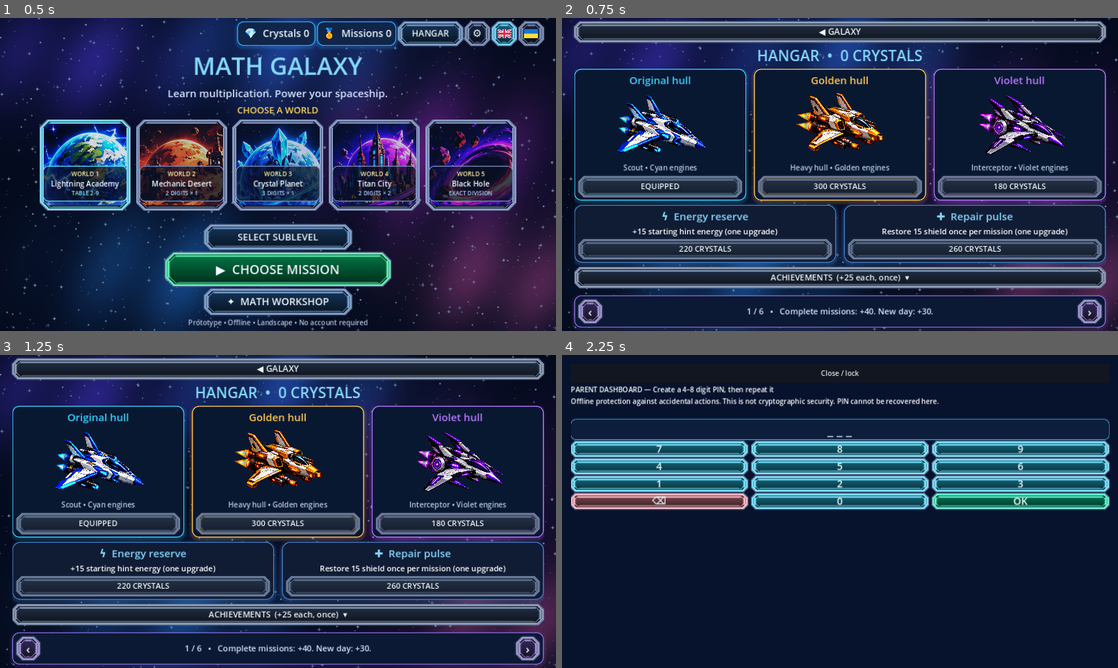
Above: before the commit, frames 1-4 (two rows, left to right).
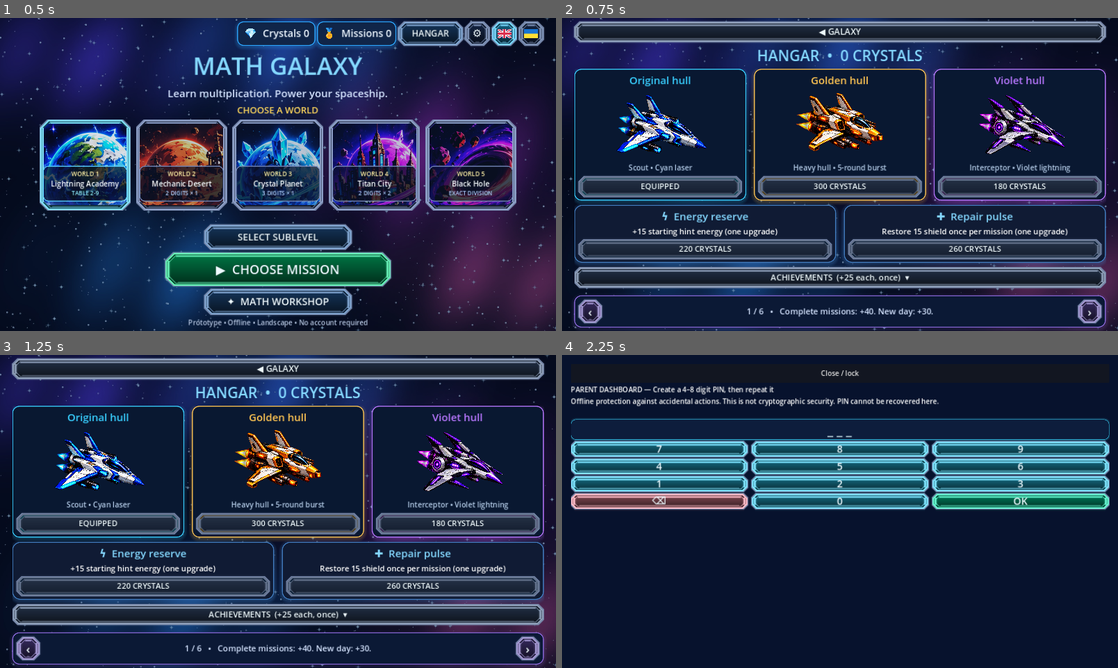
Above: after the commit, the same moments.

Repository: trun0ff/math-galaxy
Game: Godot game, scene res://scenes/Main.tscn
The game is run twice, just before and just after one commit, with the same random seed, the same clock (stepped at 60 frames per second) and the same inputs.
Inputs:
- Up to frame 1 (0.5 s): no input
- Up to frame 2 (0.75 s): click "HANGAR" at 0.5 s
- Up to frame 3 (1.25 s): no input
- Up to frame 4 (2.25 s): click "◀ GALAXY" at 1.25 s; click "⚙" at 2 s

Frame 1 is identical in both runs. In frame 2, 0.6% of the frame differs, in the area x 11-92%, y 46-50%; in frame 3, 0.6%; in frame 4, nothing differs.

Commit message:
Visual updates

Diff:
--- a/assets/shaders/monster_motion.gdshader
+++ b/assets/shaders/monster_motion.gdshader
@@ -1,4 +1,8 @@
 shader_type canvas_item;
+uniform float damage_fraction = 0.0;
+uniform float impact_flash = 0.0;
+uniform float clock = 0.0;
+uniform vec3 impact_color : source_color = vec3(0.5, 0.85, 1.0);
 uniform float blink = 0.0;
 uniform float jaw = 0.0;
 uniform int species = 0;
@@ -9,6 +13,11 @@
 	float lid = smoothstep(1.0 - blink, 1.06 - blink, abs(eye.y));
 	color.rgb = mix(color.rgb, skin_color * (0.7 + 0.3 * (1.0 - abs(eye.y))), boundary * lid * step(0.01, blink));
 	return color;
+}
+float crack_distance(vec2 point, vec2 start, vec2 finish) {
+	vec2 line = finish - start;
+	float distance_along = clamp(dot(point - start, line) / dot(line, line), 0.0, 1.0);
+	return length(point - start - line * distance_along);
 }
 void fragment() {
 	vec2 uv = UV;
@@ -25,5 +34,17 @@
 		color = eyelid(color, uv, vec2(0.56, 0.55), vec2(0.055, 0.07));
 		color = eyelid(color, uv, vec2(0.61, 0.68), vec2(0.055, 0.07));
 	}
+	// Scorch marks and branching fissures accumulate with lost HP.
+	for (int scar = 0; scar < 3; scar++) {
+		vec2 center = vec2(0.56 + float(scar) * 0.06, 0.52 - float(scar) * 0.13);
+		float active = step(float(scar) * 0.3 + 0.05, damage_fraction);
+		float scorch = exp(-length((uv - center) / vec2(0.048, 0.07)) * 1.6) * active;
+		color.rgb = mix(color.rgb, vec3(0.025, 0.018, 0.045), scorch * 0.8);
+		float fissure = min(crack_distance(uv, center + vec2(-0.03,-0.06), center), crack_distance(uv,center,center + vec2(-0.02,0.05)));
+		fissure = min(fissure, crack_distance(uv,center,center+vec2(0.04,0.018)));
+		float glow = (1.0-smoothstep(0.003,0.011,fissure)) * active;
+		color.rgb = mix(color.rgb,vec3(1.0,0.45,0.14),glow*(0.55+0.18*sin(clock*12.0+float(scar))));
+	}
+	color.rgb = mix(color.rgb, impact_color * 0.65 + vec3(0.45), impact_flash * 0.35);
 	COLOR = color * COLOR;
 }
--- a/scripts/Hangar.gd
+++ b/scripts/Hangar.gd
@@ -45,7 +45,7 @@
 		preview.expand_mode = TextureRect.EXPAND_IGNORE_SIZE
 		preview.stretch_mode = TextureRect.STRETCH_KEEP_ASPECT_CENTERED
 		card.add_child(preview)
-		var detail: String = "Scout • Cyan engines" if id == "default" else "Heavy hull • Golden engines" if id == "gold" else "Interceptor • Violet engines"
+		var detail: String = "Scout • Cyan laser" if id == "default" else "Heavy hull • 5-round burst" if id == "gold" else "Interceptor • Violet lightning"
 		card.add_child(host.make_label(L10N.text(detail), 17, Color("b3cbe7")))
 		var equipped: bool = host.progress.rewards.equipped == id
 		var owned: bool = id == "default" or host.progress.rewards.owned.has(id)
--- a/scripts/Main.gd
+++ b/scripts/Main.gd
@@ -1006,7 +1006,7 @@
 		art.call("hit_ship")
 		queue_review()
 		if shield == 0:
-			feedback.text = L10N.text("SHIELD DESTROYED! MISSION FAILED")
+			feedback.text = L10N.text("SHIELD DEPLETED! RETREATING")
 	PROGRESSION.record(progress, world, level, question, correct, reason, input_mode, hint_used, phase == 3 and not level_practice)
 	skills[skill_key] = stats
 	if int(question["world"]) > 1:
@@ -1035,7 +1035,7 @@
 	var spacer := Control.new()
 	spacer.size_flags_vertical = Control.SIZE_EXPAND_FILL
 	root.add_child(spacer)
-	root.add_child(make_label(L10N.text("SHIP DESTROYED"), 58, Color("fb7185")))
+	root.add_child(make_label(L10N.text("EMERGENCY RETREAT"), 58, Color("fb7185")))
 	root.add_child(make_label(L10N.text("World %d: %s") % [world, L10N.text(WORLD_NAMES[world - 1])], 26))
 	root.add_child(make_label(L10N.text("Correct: %d        Missed: %d") % [hits, misses], 31))
 	root.add_child(make_label(L10N.text("Shield: 0%  •  No mission crystals awarded"), 24, Color("fda4af")))
--- a/scripts/SpaceScene.gd
+++ b/scripts/SpaceScene.gd
@@ -11,6 +11,25 @@
 var attack_origin := Vector2.ZERO
 var attack_target := Vector2.ZERO
 const ENEMY_COLORS = [Color("da4fff"), Color("ff952b"), Color("32e3ff")]
+
+const SHIP_COLORS = [Color("32cfff"), Color("ffba32"), Color("b657ff")]
+const WEAPONS = ["laser", "machine_gun", "lightning"]
+var weapon_mode := "laser"
+var shot_age := 0.0
+var shot_duration := 0.5
+var shot_arrival := 0.15
+var shot_origin := Vector2.ZERO
+var shot_target := Vector2.ZERO
+var shot_color := Color("32cfff")
+var shot_species := 0
+var pending_enemy_hit := false
+var pending_enemy_kill := false
+var shot_hp := 3
+var display_hp := 3.0
+var hp_trail := 3.0
+var retreating := false
+var retreat_age := 0.0
+var effects: Control
 
 var time_passed: float = 0.0
 var hit_timer: float = 0.0
@@ -43,24 +62,42 @@
 	mouse_filter = Control.MOUSE_FILTER_IGNORE
 	ship_actor = make_actor(preload("res://assets/shaders/ship_engine.gdshader"))
 	monster_actor = make_actor(preload("res://assets/shaders/monster_motion.gdshader"))
+	effects = Control.new()
+	effects.mouse_filter = Control.MOUSE_FILTER_IGNORE
+	add_child(effects)
+	effects.draw.connect(func(): draw_foreground(effects))
 	rng.randomize()
 	for i in range(115):
 		stars.append(Vector2(rng.randf(), rng.randf()))
 
 func _process(delta: float) -> void:
 	time_passed += delta
+	if retreating: retreat_age += delta
+	if laser_timer > 0.0:
+		var previous_age := shot_age
+		shot_age += delta
+		if weapon_mode == "machine_gun":
+			for bullet in range(5):
+				var arrival := bullet * 0.055 + 0.32
+				if previous_age < arrival and shot_age >= arrival:
+					burst(shot_target + Vector2(0, (bullet - 2) * 4), 5, [shot_color, Color.WHITE], 100)
+		if pending_enemy_hit and shot_age >= shot_arrival:
+			apply_enemy_impact()
+	hp_trail = move_toward(hp_trail, display_hp, delta * 1.1)
 	enemy_laser_timer = maxf(0.0, enemy_laser_timer - delta)
 	if enemy_attack_timer > 0.0:
 		enemy_attack_timer = maxf(0.0, enemy_attack_timer - delta)
 		if enemy_attack_timer == 0.0:
 			apply_ship_impact()
-	update_actors()
 	hit_timer = maxf(0.0, hit_timer - delta)
 	damage_timer = maxf(0.0, damage_timer - delta)
 	laser_timer = maxf(0.0, laser_timer - delta)
 	death_timer = maxf(0.0, death_timer - delta)
 	enemy_impact = maxf(0.0, enemy_impact - delta)
 	enemy_defeated = maxf(0.0, enemy_defeated - delta)
+	if enemy_defeated == 0 and not pending_enemy_hit and display_hp <= 0:
+		display_hp = enemy_hp
+		hp_trail = enemy_hp
 	for i in range(damage_labels.size() - 1, -1, -1):
 		damage_labels[i]["age"] += delta
 		if damage_labels[i]["age"] > 1.1:
@@ -81,10 +118,13 @@
 			shockwaves.remove_at(i)
 		else:
 			shockwaves[i] = s
+	update_actors()
 	queue_redraw()
+	if effects != null: effects.queue_redraw()
 
 func ship_position() -> Vector2:
-	return Vector2(size.x * 0.22, size.y * 0.51 + sin(time_passed * 2.6) * 5.0)
+	var retreat_distance := (size.x * 0.22 + 220) * pow(clampf(retreat_age / 1.05, 0, 1), 2.0) if retreating else 0.0
+	return Vector2(size.x * 0.22 - retreat_distance, size.y * 0.51 + sin(time_passed * 2.6) * 5.0)
 
 func enemy_position() -> Vector2:
 	return Vector2(size.x * 0.78, size.y * 0.51 + sin(time_passed * 2.1) * 8.0)
@@ -102,33 +142,53 @@
 	enemy_max_hp = 6 if active else 3
 	enemy_hp = enemy_max_hp
 	enemy_defeated = 0.0
+	display_hp = enemy_max_hp
+	hp_trail = enemy_max_hp
 
 func hit_enemy() -> void:
-	if death_timer > 0.0:
-		return
-	laser_timer = 0.36
-	hit_timer = 0.6
-	damage_labels.append({"pos": enemy_position() + Vector2(-28, -52), "age": 0.0, "text": "-1", "color": Color("ffe18b")})
+	if retreating: return
+	weapon_mode = WEAPONS[clampi(ship_variant, 0, 2)]
+	shot_color = SHIP_COLORS[clampi(ship_variant, 0, 2)]
+	shot_origin = ship_position() + Vector2(88, 5)
+	shot_target = enemy_position() + Vector2(-40, 0)
+	shot_species = monster_species()
+	shot_age = 0.0
+	shot_duration = 0.7 if weapon_mode == "machine_gun" else 0.5
+	shot_arrival = 0.54 if weapon_mode == "machine_gun" else 0.15
+	laser_timer = shot_duration
+	pending_enemy_hit = true
 	enemy_hp -= 1
-	enemy_impact = 0.42
-	burst(enemy_position(), 22, [Color("fff2a0"), Color("ffb347"), Color("ff5fa2"), Color("b9ebff")])
-	if enemy_hp <= 0:
-		burst(enemy_position(), 75, [Color("fff2a0"), Color("ffb347"), Color("ff5fa2"), Color("b9ebff")], 235.0)
-		enemy_defeated = 0.31
+	shot_hp = enemy_hp
+	pending_enemy_kill = enemy_hp <= 0
+	if pending_enemy_kill:
 		enemy_index += 1
 		enemy_max_hp = 6 if boss_mode else 3
 		enemy_hp = enemy_max_hp
 
+func apply_enemy_impact() -> void:
+	pending_enemy_hit = false
+	display_hp = maxf(0, shot_hp)
+	hit_timer = 0.65
+	enemy_impact = 0.55
+	damage_labels.append({"pos": enemy_position() + Vector2(-14, -70), "age": 0.0, "text": "-1", "color": shot_color.lightened(0.6), "enemy": true})
+	burst(shot_target, 35, [shot_color, Color("fff1be"), Color.WHITE], 200)
+	if pending_enemy_kill:
+		burst(enemy_position(), 75, [shot_color, Color("ffbf68"), Color.WHITE], 235)
+		enemy_defeated = 0.28
+
 func monster_species() -> int:
 	return (enemy_index + current_world - 1) % ENEMY_TEXTURES.size()
 
+func visual_species() -> int:
+	return shot_species if pending_enemy_hit or enemy_defeated > 0 else monster_species()
+
 func hit_ship() -> void:
-	if death_timer > 0.0 or enemy_attack_timer > 0.0: return
+	if retreating or death_timer > 0.0 or enemy_attack_timer > 0.0: return
 	# Charge, fire, travel, then impact. The HUD listens for the arrival signal.
 	enemy_attack_timer = 0.36
 	enemy_shot_color = ENEMY_COLORS[monster_species()]
 	attack_origin = enemy_position() + Vector2(-48, 5)
-	attack_target = ship_position() + Vector2(45, 0)
+	attack_target = ship_position() + Vector2(87, 0)
 
 func apply_ship_impact() -> void:
 	enemy_laser_timer = 0.12
@@ -138,18 +198,20 @@
 	ship_impact.emit()
 	if pending_destruction:
 		pending_destruction = false
-		explode_ship()
+		start_retreat()
 
 func destroy_ship() -> void:
 	if enemy_attack_timer > 0.0:
 		pending_destruction = true
 	else:
-		explode_ship()
-
-func explode_ship() -> void:
+		start_retreat()
+
+func start_retreat() -> void:
+	retreating = true
+	retreat_age = 0.0
 	death_timer = 1.65
-	damage_timer = 1.65
-	burst(ship_position(), 110, [Color("ffdf70"), Color("ff8146"), Color("ff315e"), Color("92e7ff")], 285.0)
+	# Shield fragments, not a hull explosion: the pilot escapes intact.
+	burst(attack_target, 28, [Color("54dcff"), Color("c7faff"), Color("5298ff")], 170)
 
 func make_actor(shader: Shader) -> TextureRect:
 	var actor := TextureRect.new()
@@ -169,10 +231,11 @@
 	ship_actor.position = ship_position() - ship_actor.size * 0.5
 	if damage_timer > 0.0:
 		ship_actor.position += Vector2(sin(time_passed * 85) * 3, cos(time_passed * 67) * 2)
-	ship_actor.visible = death_timer <= 0.0
+	ship_actor.visible = not retreating or retreat_age < 1.1
+	ship_actor.flip_h = retreating
 	ship_actor.material.set_shader_parameter("clock", time_passed)
 	ship_actor.material.set_shader_parameter("engine_color", engine_color)
-	var species := monster_species()
+	var species := visual_species()
 	monster_actor.texture = ENEMY_TEXTURES[species]
 	var scale_factor := (1.35 if boss_mode else 1.0) * (1.0 + sin(time_passed * 3) * 0.025)
 	monster_actor.size = Vector2(155 * float(monster_actor.texture.get_width()) / float(monster_actor.texture.get_height()), 155) * scale_factor
@@ -182,6 +245,10 @@
 	var blink := maxf(0.0, 1.0 - absf(blink_phase - 3.7) / 0.13)
 	var attack_jaw := sin((1.0 - enemy_attack_timer / 0.36) * PI) if enemy_attack_timer > 0 else 0.0
 	var jaw := maxf(attack_jaw, enemy_impact * 2.2) + 0.08 * (0.5 + 0.5 * sin(time_passed * 2.5))
+	monster_actor.material.set_shader_parameter("damage_fraction", 1.0 - display_hp / float(enemy_max_hp))
+	monster_actor.material.set_shader_parameter("impact_flash", enemy_impact / 0.55)
+	monster_actor.material.set_shader_parameter("clock", time_passed)
+	monster_actor.material.set_shader_parameter("impact_color", shot_color)
 	monster_actor.material.set_shader_parameter("species", species)
 	monster_actor.material.set_shader_parameter("blink", blink)
 	monster_actor.material.set_shader_parameter("jaw", jaw)
@@ -205,78 +272,130 @@
 			var twinkle: float = 2.0 + 1.7 * (0.5 + 0.5 * sin(time_passed * 2.0 + i))
 			draw_line(Vector2(x - twinkle, y), Vector2(x + twinkle, y), Color(0.5, 0.85, 1.0, brightness * 0.45), 1.0)
 			draw_line(Vector2(x, y - twinkle), Vector2(x, y + twinkle), Color(0.5, 0.85, 1.0, brightness * 0.45), 1.0)
-	var ship: Vector2 = ship_position()
-	var enemy: Vector2 = enemy_position()
-	if damage_timer > 0.0 and death_timer == 0.0:
-		ship += Vector2(rng.randf_range(-4.0, 4.0), rng.randf_range(-3.0, 3.0))
-	if death_timer <= 0.0:
-		# The painted engine plume belongs to the hull; pulse its light without a second flame.
-		var engine_color: Color = [Color("32cfff"), Color("ffba32"), Color("b657ff")][clampi(ship_variant, 0, 2)]
-		var pulse := 0.10 + 0.04 * sin(time_passed * 18.0)
-		draw_circle(ship + Vector2(-70, 0), 27, Color(engine_color, pulse))
-	if enemy_defeated <= 0.0:
-		var enemy_scale: float = (1.35 if boss_mode else 1.0) * (1.0 + sin(time_passed * 3.0) * 0.025)
-		# Damage persists on the same enemy until its HP reaches zero.
-		var damage_fraction: float = 1.0 - float(enemy_hp) / float(enemy_max_hp)
-		if damage_fraction > 0.0:
-			for n in range(1 + int(damage_fraction * 4.0)):
-				var origin := enemy + Vector2(-24.0 + n * 11.0, -23.0 + n % 2 * 13.0)
-				draw_polyline(PackedVector2Array([origin, origin + Vector2(7, 11), origin + Vector2(1, 20)]), Color(0.11, 0.05, 0.22, 0.85), 2.4)
-			if damage_fraction > 0.5:
-				for n in range(3):
-					var spark := enemy + Vector2(22.0 + n * 5.0, -24.0 + sin(time_passed * 9.0 + n) * 8.0)
-					draw_circle(spark, 2.0 + sin(time_passed * 12.0 + n), Color("ffba69"))
-		if enemy_impact > 0.0:
-			var impact := enemy + Vector2(-42, 0)
-			var flash := enemy_impact / 0.42
-			for radius in [40.0, 23.0, 10.0]:
-				draw_circle(impact, radius * flash, Color(1.0, 0.65 + flash * 0.3, 0.3, flash * 0.25))
-			for ray in range(8):
-				var direction := Vector2.RIGHT.rotated(float(ray) * TAU / 8.0 + 0.2)
-				draw_line(impact + direction * 8, impact + direction * (18 + flash * 45), Color(1, 0.88, 0.56, flash), 2.0, true)
-		# Persistent HP bar for normal enemies and tougher bosses.
-		var bar_width: float = 126.0 if boss_mode else 90.0
-		var bar_rect := Rect2(enemy + Vector2(-bar_width * 0.5, 77.5 * enemy_scale + 5.0), Vector2(bar_width, 8))
-		draw_rect(bar_rect, Color("1a2244"), true)
-		draw_rect(Rect2(bar_rect.position, Vector2(bar_width * float(enemy_hp) / float(enemy_max_hp), 8)), Color("ff526d") if enemy_hp <= 1 else Color("67e9da"), true)
-		draw_rect(bar_rect, Color("b7dcff"), false, 1.0)
-	if laser_timer > 0.0:
-		var opacity: float = minf(1.0, laser_timer * 4.0)
-		draw_line(ship + Vector2(58, 0), enemy, Color(0.1, 0.7, 1.0, 0.25 * opacity), 23.0)
-		draw_line(ship + Vector2(58, 0), enemy, Color(0.65, 0.95, 1.0, opacity), 8.0)
-		draw_line(ship + Vector2(58, 0), enemy, Color(1.0, 1.0, 1.0, opacity), 3.0)
-	if enemy_attack_timer > 0.0 or enemy_laser_timer > 0.0:
+
+func draw_foreground(canvas: Control) -> void:
+	var ship := ship_position()
+	var enemy := enemy_position()
+	if enemy_defeated <= 0:
+		var scale_factor := 1.35 if boss_mode else 1.0
+		draw_enemy_hp(canvas, Vector2(enemy.x, minf(size.y - 19, enemy.y + 77.5 * scale_factor + 7)))
+		if enemy_impact > 0:
+			var flash := enemy_impact / 0.55
+			for radius in [32.0, 17.0, 7.0]:
+				canvas.draw_circle(shot_target, radius * flash, Color(shot_color.lightened(0.5), flash * 0.2))
+			for ray in range(10):
+				var direction := Vector2.RIGHT.rotated(ray * TAU / 10 + 0.2)
+				canvas.draw_line(shot_target + direction * 8, shot_target + direction * (15 + flash * 42), Color(shot_color.lightened(0.65), flash), 2, true)
+	if laser_timer > 0:
+		draw_player_weapon(canvas)
+	if enemy_attack_timer > 0 or enemy_laser_timer > 0:
 		var color := enemy_shot_color
 		var charge := clampf((0.36 - enemy_attack_timer) / 0.14, 0, 1)
-		draw_circle(attack_origin, 9 + charge * 10, Color(color, 0.18))
-		draw_circle(attack_origin, 3 + charge * 5, color.lightened(0.5))
+		canvas.draw_circle(attack_origin, 9 + charge * 10, Color(color, 0.18))
+		canvas.draw_circle(attack_origin, 3 + charge * 5, color.lightened(0.5))
 		if enemy_attack_timer <= 0.22:
 			var travel := clampf((0.22 - enemy_attack_timer) / 0.22, 0, 1)
 			var head := attack_origin.lerp(attack_target, travel)
 			var fade := 1.0 if enemy_attack_timer > 0 else enemy_laser_timer / 0.12
-			draw_line(attack_origin, head, Color(color, fade * 0.13), 22, true)
-			draw_line(attack_origin, head, Color(color, fade), 5, true)
-			draw_line(attack_origin, head, Color(1, 1, 1, fade), 1.5, true)
-	if damage_timer > 0.0:
-		var amount: float = minf(1.0, damage_timer * 2.2)
-		draw_arc(ship, 68.0 + (1.0 - amount) * 15.0, 0.0, TAU, 64, Color(1.0, 0.22, 0.33, amount), 8.0)
+			beam(canvas, attack_origin, head, color, fade, 5)
+	if damage_timer > 0 and not retreating:
+		draw_shield_impact(canvas, ship)
 	for wave in shockwaves:
 		var age: float = wave["age"]
-		var fade: float = 1.0 - age / 0.65
-		draw_arc(wave["pos"], 8.0 + 115.0 * age, 0.0, TAU, 48, Color(1.0, 0.84, 0.48, 0.75 * fade), 4.0 * fade + 0.5)
-	for p in debris:
-		var opacity: float = clampf(float(p["life"]) / float(p["max_life"]), 0.0, 1.0)
-		var c: Color = p["color"]
-		var position: Vector2 = p["pos"]
-		var velocity: Vector2 = p["vel"]
-		draw_circle(position, float(p["radius"]) * opacity * 3.0, Color(c.r, c.g, c.b, opacity * 0.08))
-		draw_line(position - velocity * 0.035, position, Color(c.r, c.g, c.b, opacity), maxf(1.0, float(p["radius"]) * opacity), true)
-		draw_circle(position, maxf(0.6, float(p["radius"]) * opacity * 0.4), Color(1, 0.98, 0.9, opacity))
+		var fade := 1.0 - age / 0.65
+		canvas.draw_arc(wave["pos"], 8 + 115 * age, 0, TAU, 48, Color(0.65, 0.89, 1, 0.5 * fade), 3 * fade + 0.5, true)
+	for particle in debris:
+		var opacity := clampf(float(particle["life"]) / float(particle["max_life"]), 0, 1)
+		var color: Color = particle["color"]
+		var position: Vector2 = particle["pos"]
+		var velocity: Vector2 = particle["vel"]
+		canvas.draw_circle(position, float(particle["radius"]) * opacity * 3, Color(color, opacity * 0.08))
+		canvas.draw_line(position - velocity * 0.035, position, Color(color, opacity), maxf(1, float(particle["radius"]) * opacity), true)
+		canvas.draw_circle(position, maxf(0.6, float(particle["radius"]) * opacity * 0.4), Color(1, 0.98, 0.9, opacity))
 	for label in damage_labels:
 		var age: float = label["age"]
-		var at: Vector2 = label["pos"] + Vector2(0, -age * 52.0)
+		var at: Vector2 = label["pos"] + Vector2(0, -age * 35)
 		var color: Color = label["color"]
-		color.a = minf(1.0, (1.1 - age) * 3.0)
+		color.a = minf(1, (1.1 - age) * 3)
 		var font := ThemeDB.fallback_font
-		draw_string_outline(font, at, label["text"], HORIZONTAL_ALIGNMENT_LEFT, -1, 30, 6, Color(0.02, 0.03, 0.12, color.a))
-		draw_string(font, at, label["text"], HORIZONTAL_ALIGNMENT_LEFT, -1, 30, color)
+		var font_size := int(30 + 9 * maxf(0, 1 - age * 6))
+		if label.get("enemy", false):
+			var plate := PackedVector2Array([at+Vector2(-13,-34),at+Vector2(51,-34),at+Vector2(59,-19),at+Vector2(51,7),at+Vector2(-13,7),at+Vector2(-21,-8)])
+			canvas.draw_colored_polygon(plate, Color(0.03,0.06,0.16,color.a*0.85))
+			canvas.draw_polyline(plate + PackedVector2Array([plate[0]]), Color(shot_color,color.a*0.8), 1.5,true)
+		canvas.draw_string_outline(font,at,label["text"],HORIZONTAL_ALIGNMENT_LEFT,-1,font_size,6,Color(0.02,0.03,0.12,color.a))
+		canvas.draw_string(font,at,label["text"],HORIZONTAL_ALIGNMENT_LEFT,-1,font_size,color)
+
+func beam(canvas: Control, origin: Vector2, target: Vector2, color: Color, opacity: float, width: float) -> void:
+	canvas.draw_line(origin,target,Color(color,opacity*0.1),width*4,true)
+	canvas.draw_line(origin,target,Color(color,opacity*0.28),width*2,true)
+	canvas.draw_line(origin,target,Color(color,opacity),width,true)
+	canvas.draw_line(origin,target,Color(1,1,1,opacity),maxf(1,width*0.3),true)
+
+func draw_player_weapon(canvas: Control) -> void:
+	var fade := clampf(laser_timer / 0.25,0,1)
+	if weapon_mode == "machine_gun":
+		for bullet in range(5):
+			var flight := (shot_age - bullet * 0.055) / 0.32
+			if flight < 0 or flight > 1: continue
+			var head := shot_origin.lerp(shot_target,flight) + Vector2(0,(bullet-2)*3)
+			beam(canvas,head-Vector2(18,0),head,shot_color,1,4)
+			canvas.draw_circle(head,3,Color.WHITE)
+	elif weapon_mode == "lightning":
+		var points := PackedVector2Array([shot_origin])
+		for step in range(1,18):
+			var position := shot_origin.lerp(shot_target,float(step)/18)
+			position.y += sin(step*11.7+floor(time_passed*30)*3.1) * (8 + sin(step*3.2)*6)
+			points.append(position)
+		points.append(shot_target)
+		canvas.draw_polyline(points,Color(shot_color,fade*0.12),17,true)
+		canvas.draw_polyline(points,Color(shot_color,fade),4,true)
+		canvas.draw_polyline(points,Color(1,1,1,fade),1.4,true)
+		for branch in [5,10,14]:
+			var at := points[branch]
+			canvas.draw_polyline(PackedVector2Array([at,at+Vector2(9,-17),at+Vector2(31,-24)]),Color(shot_color,fade*0.65),1.5,true)
+	else:
+		var progress := clampf(shot_age/shot_arrival,0,1)
+		beam(canvas,shot_origin,shot_origin.lerp(shot_target,progress),shot_color,fade,6)
+	canvas.draw_circle(shot_origin,11,Color(shot_color,fade*0.17))
+	canvas.draw_circle(shot_origin,4,Color(shot_color.lightened(0.7),fade))
+
+func draw_enemy_hp(canvas: Control, at: Vector2) -> void:
+	var width := 140.0 if boss_mode else 114.0
+	var height := 16.0
+	var left := at - Vector2(width/2,0)
+	var shape := PackedVector2Array([left+Vector2(7,0),left+Vector2(width-7,0),left+Vector2(width,8),left+Vector2(width-7,16),left+Vector2(7,16),left+Vector2(0,8)])
+	var color: Color = ENEMY_COLORS[visual_species()]
+	canvas.draw_colored_polygon(shape,Color("071025"))
+	canvas.draw_polyline(shape+PackedVector2Array([shape[0]]),color.lightened(0.4),1.5,true)
+	var trail_width := (width-16)*hp_trail/float(enemy_max_hp)
+	canvas.draw_rect(Rect2(left+Vector2(8,4),Vector2(trail_width,8)),Color("ffce83"))
+	for segment in range(enemy_max_hp):
+		var segment_width := (width-16)/float(enemy_max_hp)
+		var segment_color := color if segment < int(display_hp) else Color("1b2844")
+		var rect := Rect2(left+Vector2(8+segment*segment_width,4),Vector2(segment_width-3,8))
+		canvas.draw_rect(rect,segment_color)
+		if segment < int(display_hp): canvas.draw_line(rect.position,rect.position+Vector2(rect.size.x,0),segment_color.lightened(0.6),1,true)
+	if hp_trail > display_hp:
+		canvas.draw_rect(Rect2(left+Vector2(8+(width-16)*display_hp/float(enemy_max_hp),4),Vector2((width-16)*(hp_trail-display_hp)/float(enemy_max_hp),8)),Color(1,0.7,0.35,0.7))
+	var font := ThemeDB.fallback_font
+	var text := "%d / %d" % [int(display_hp),enemy_max_hp]
+	var text_at := at + Vector2(-font.get_string_size(text,HORIZONTAL_ALIGNMENT_LEFT,-1,12).x/2,12)
+	canvas.draw_string_outline(font,text_at,text,HORIZONTAL_ALIGNMENT_LEFT,-1,12,3,Color("071025"))
+	canvas.draw_string(font,text_at,text,HORIZONTAL_ALIGNMENT_LEFT,-1,12,Color.WHITE)
+
+func draw_shield_impact(canvas: Control, at: Vector2) -> void:
+	var opacity := clampf(damage_timer/0.6,0,1)
+	var radius := 92.0 + (1-opacity)*8
+	var center := at + Vector2(0,3)
+	# Curved shield facing the incoming projectile, with fine energized bands.
+	for band in [0,1,2]:
+		canvas.draw_arc(center,radius+band*3,-1.12,1.12,48,Color(0.19,0.75,1,opacity*(0.12 if band != 1 else 0.85)),8 if band == 1 else 3,true)
+	canvas.draw_arc(center,radius,-0.9,0.9,40,Color(0.75,0.97,1,opacity),1.5,true)
+	for cell in range(7):
+		var angle := -0.8+cell*0.27
+		var point := center+Vector2.RIGHT.rotated(angle)*(radius-7)
+		var hexagon := PackedVector2Array()
+		for vertex in range(7): hexagon.append(point+Vector2.RIGHT.rotated(vertex*TAU/6)*6)
+		canvas.draw_polyline(hexagon,Color(0.36,0.87,1,opacity*0.5),1,true)
+	canvas.draw_circle(center+Vector2(radius,0),12,Color(0.5,0.9,1,opacity*0.2))
--- a/scripts/TranslationCatalog.gd
+++ b/scripts/TranslationCatalog.gd
@@ -2,6 +2,11 @@
 
 # English source templates map to Ukrainian; keep format placeholders unchanged.
 const UK := {
+	"EMERGENCY RETREAT": "АВАРІЙНИЙ ВІДСТУП",
+	"SHIELD DEPLETED! RETREATING": "ЩИТ ВИЧЕРПАНО! ВІДСТУПАЄМО",
+	"Scout • Cyan laser": "Розвідник • Блакитний лазер",
+	"Heavy hull • 5-round burst": "Важкий корпус • Черга з 5 куль",
+	"Interceptor • Violet lightning": "Перехоплювач • Фіолетова блискавка",
 	"Scout • Cyan engines": "Розвідник • Блакитні двигуни",
 	"Heavy hull • Golden engines": "Важкий корпус • Золоті двигуни",
 	"Interceptor • Violet engines": "Перехоплювач • Фіолетові двигуни",
--- a/tests/test_battle_effects.gd
+++ b/tests/test_battle_effects.gd
@@ -26,9 +26,29 @@
 	assert(battle.pending_destruction and battle.death_timer == 0)
 	battle._process(0.37)
 	assert(battle.death_timer > 0 and not battle.pending_destruction)
-	battle._process(0.01)
+	assert(battle.retreating and battle.ship_actor.visible)
+	var departure_x: float = battle.ship_position().x
+	battle._process(0.6)
+	assert(battle.ship_position().x < departure_x)
+	battle._process(0.6)
 	assert(not battle.ship_actor.visible)
 	battle.free()
+	for variant in range(3):
+		var weapon := Control.new()
+		weapon.set_script(BATTLE)
+		weapon.size = Vector2(1100, 220)
+		root.add_child(weapon)
+		weapon.set_process(false)
+		weapon.ship_variant = variant
+		weapon.hit_enemy()
+		assert(weapon.enemy_hp == 2 and weapon.display_hp == 3)
+		assert(weapon.weapon_mode == weapon.WEAPONS[variant])
+		assert(weapon.shot_color == weapon.SHIP_COLORS[variant])
+		weapon._process(weapon.shot_arrival - 0.01)
+		assert(weapon.display_hp == 3 and weapon.pending_enemy_hit)
+		weapon._process(0.02)
+		assert(weapon.display_hp == 2 and not weapon.pending_enemy_hit)
+		weapon.free()
 	var host := TestMain.new()
 	root.add_child(host)
 	host.set_process(false)
